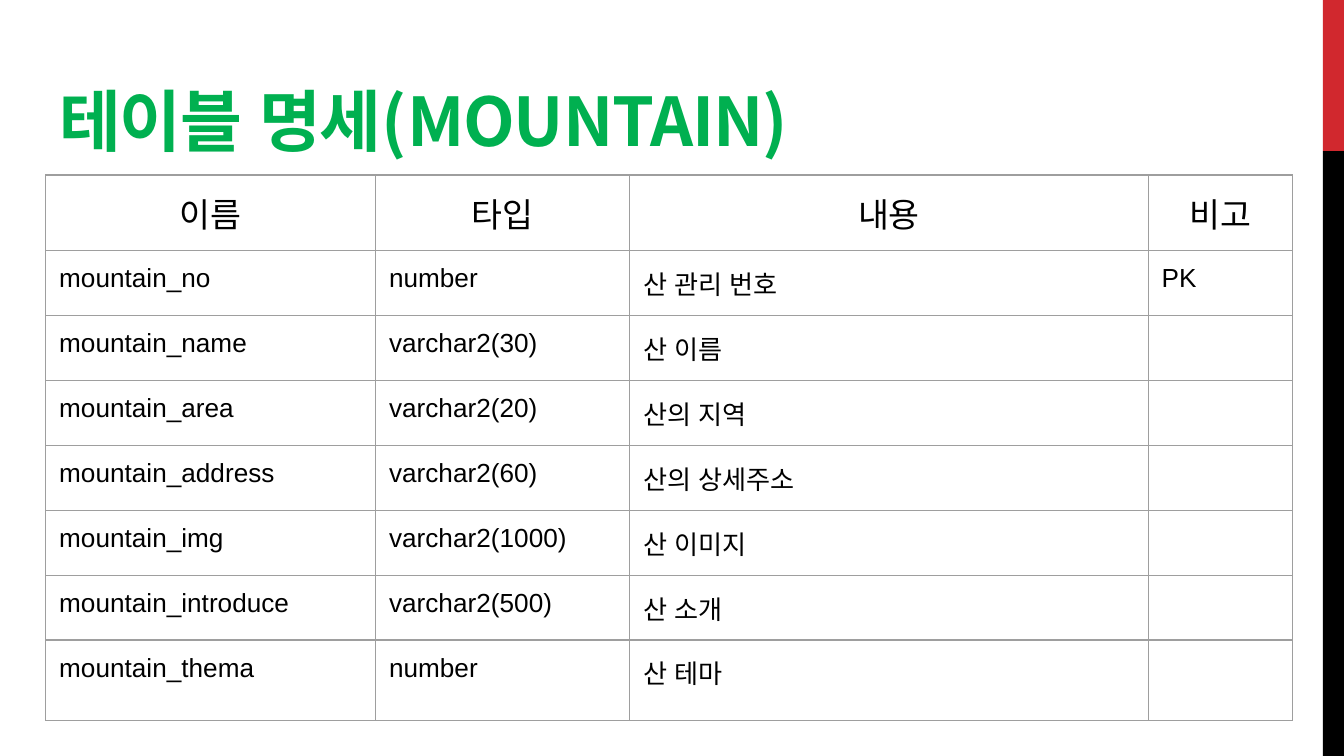
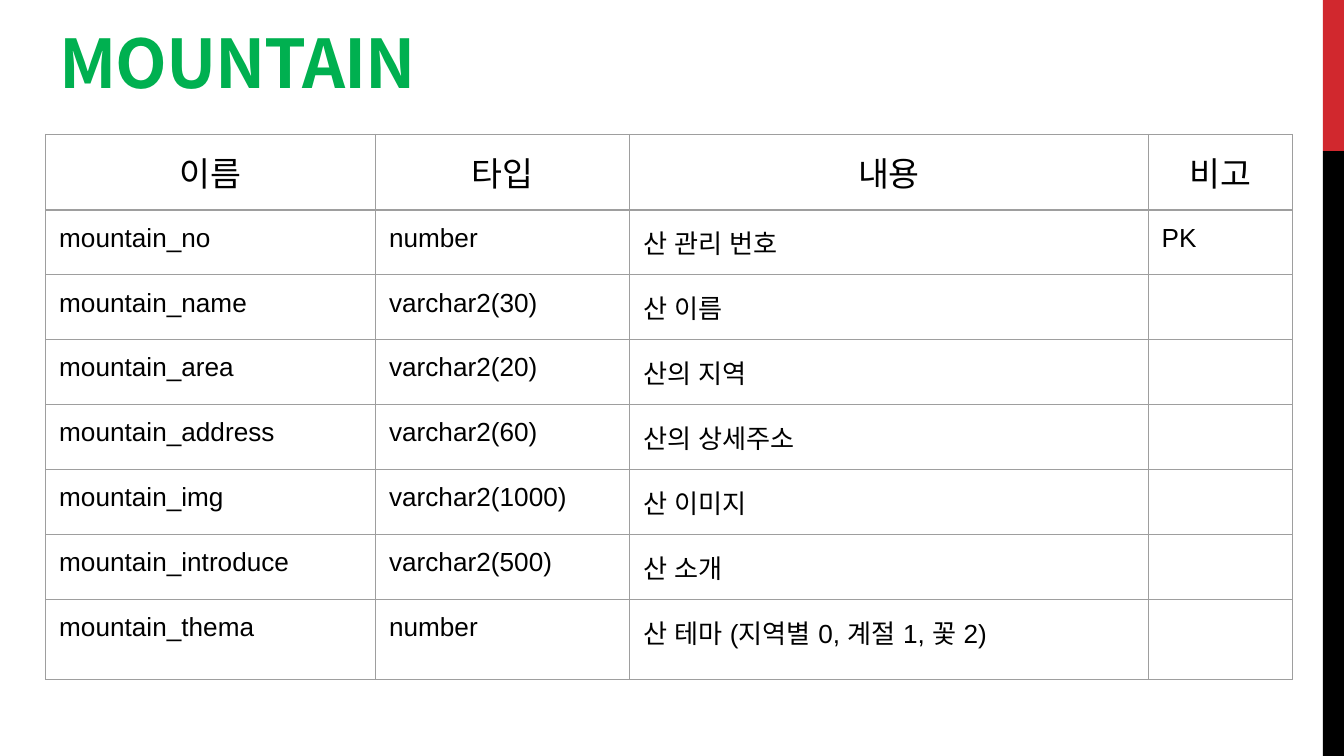
Before and after one commit to dta987/WebProject, a slide deck: slide 5 of WebContent/common/5조.YamaManProject.pptx. Drawn at 1344x756 pixels with LibreOffice and Linux fonts; fonts in the diff are those of the drawing. Boxes give left, top, right and bottom in pixels: in the first picture for what was removed or moved away, otherwise in the second. Text is boxed around its words. In the diff, an @@ line names an element or a change of style, - is before the commit and + after.

Commit message:
ppt수정 테이블 수정 Signed-off-by: ITFE-7 <ITFE-7@ITFE-07>

```diff
--- a/WebContent/common/5조.YamaManProject.pptx
+++ b/WebContent/common/5조.YamaManProject.pptx
@@ title at [59, 37, 415, 89]: text changed @@
-테이블 명세(MOUNTAIN)
+MOUNTAIN
@@ table at [46, 134, 1293, 685] @@
-row 8, column 3: 산 테마
+row 8, column 3: 산 테마 (지역별 0, 계절 1, 꽃 2)
@@ table: place and size @@
-table at [46, 175, 1293, 726]
+table at [46, 134, 1293, 685]
```
Also in this commit, not shown: 4 other slides changed, 1 other file.
